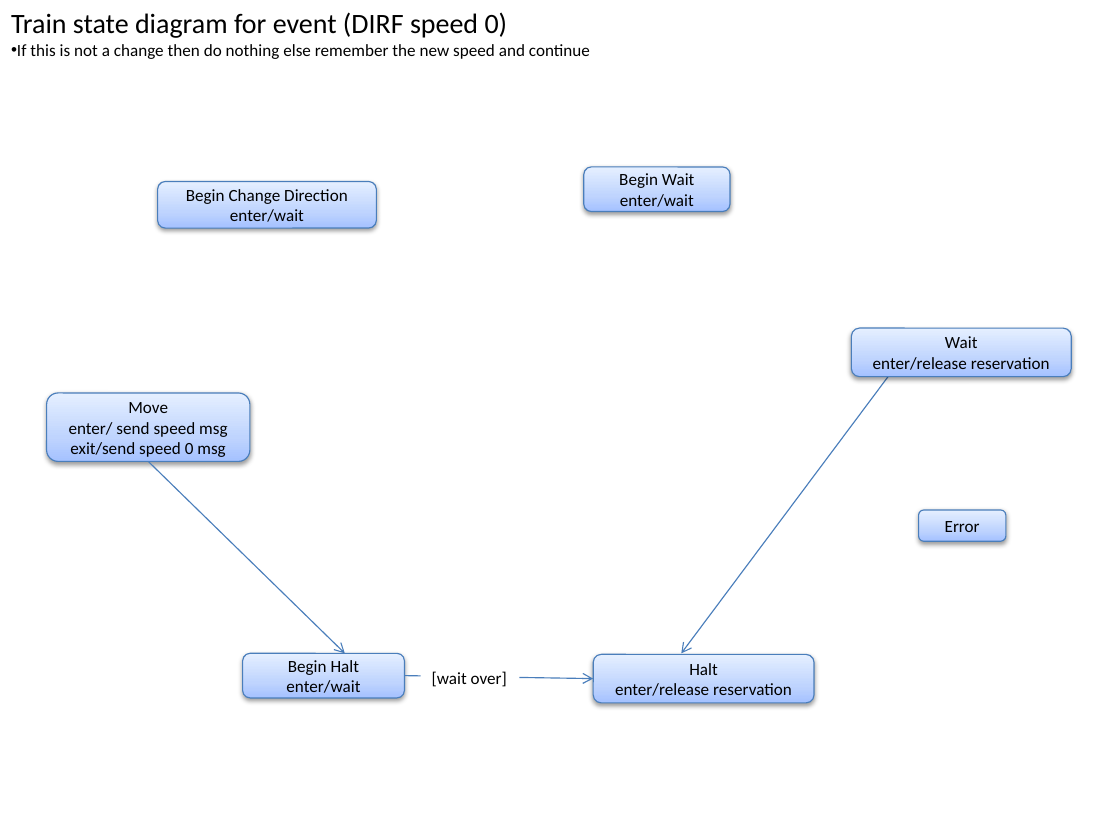
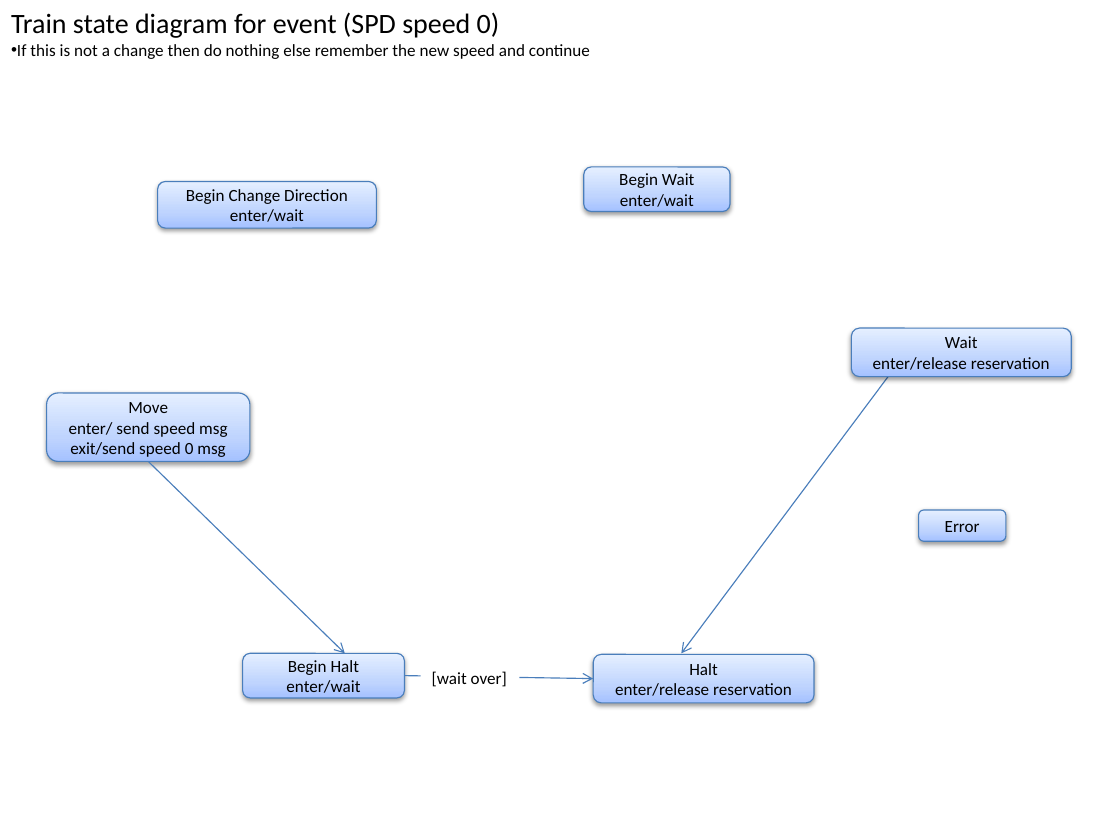
Before and after one commit to mlozborne/motin, a slide deck: slide 37 of Documentation/Design/ControllerDesign.pptx. Drawn at 1120x840 pixels with LibreOffice and Linux fonts; fonts in the diff are those of the drawing. Boxes give left, top, right and bottom in pixels: in the first picture for what was removed or moved away, otherwise in the second. Text is boxed around its words. In the diff, an @@ line names an element or a change of style, - is before the commit and + after.

```diff
--- a/Documentation/Design/ControllerDesign.pptx
+++ b/Documentation/Design/ControllerDesign.pptx
@@ text at <box>11,12,500,38</box>: text changed @@
-Train state diagram for event (DIRF speed 0)
+Train state diagram for event (SPD speed 0)
```
Also in this commit, not shown: 2 other slides changed, 3 other files.
